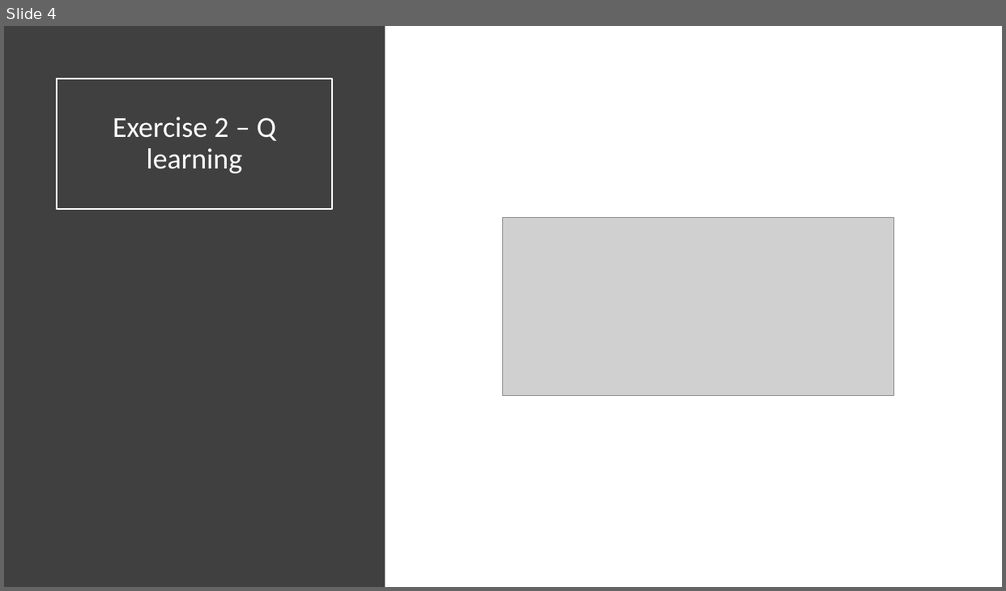
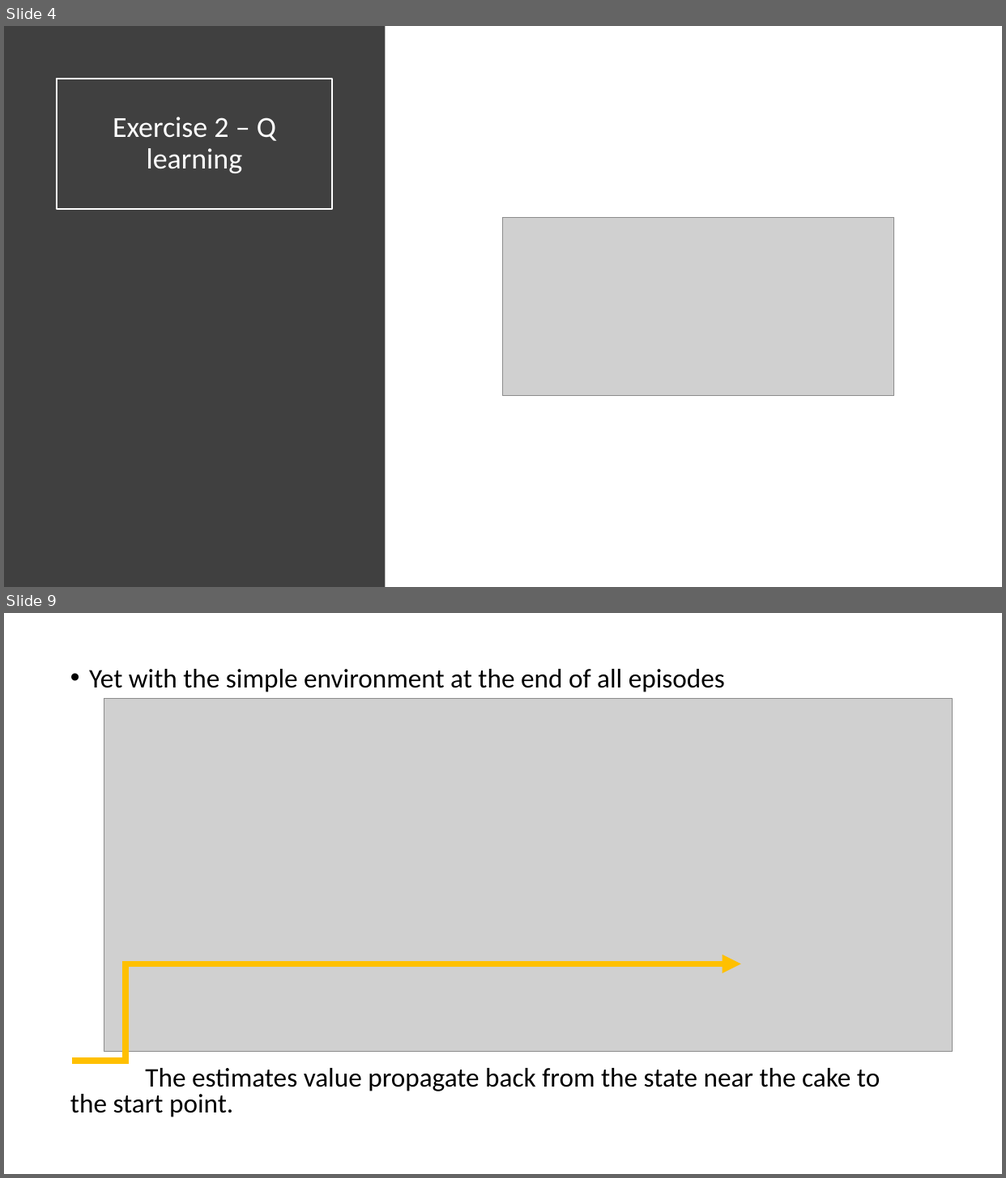
Before and after one commit to mpiffari/ReinforcementLearning2019, a slide deck: Presentation/SDU_SummerSchool_Presentation.pptx. Shown one above the other, each under a label of ours: slide 4 before the commit, slides 4 and 9 after it; the slides between them are not shown. The pictures are 1006x591 and 1006x1178 pixels, drawn with LibreOffice and Linux fonts; fonts in the diff are those of the drawing; grey boxes stand for pictures. Boxes give left, top, right and bottom in pixels: in the first picture for what was removed or moved away, otherwise in the second. Text is boxed around its words. In the diff, an @@ line names an element or a change of style, - is before the commit and + after.

```diff
--- a/Presentation/SDU_SummerSchool_Presentation.pptx
+++ b/Presentation/SDU_SummerSchool_Presentation.pptx
@@ slide 9 added at (4, 613, 1002, 1174), background #FFFFFF @@
@@ text added at (70, 669, 880, 1118), 25.9 pt, text #000000 @@
+• Yet with the simple environment at the end of all episodes
+The estimates value propagate back from the state near the cake to the start point.
@@ picture added at (104, 698, 953, 1052) @@
@@ elbow arrow added from (72, 1061) to (741, 964), #FFC000 6 pt @@
```
Also in this commit, not shown: 1 slide changed, 7 other slides added, 3 other files.
